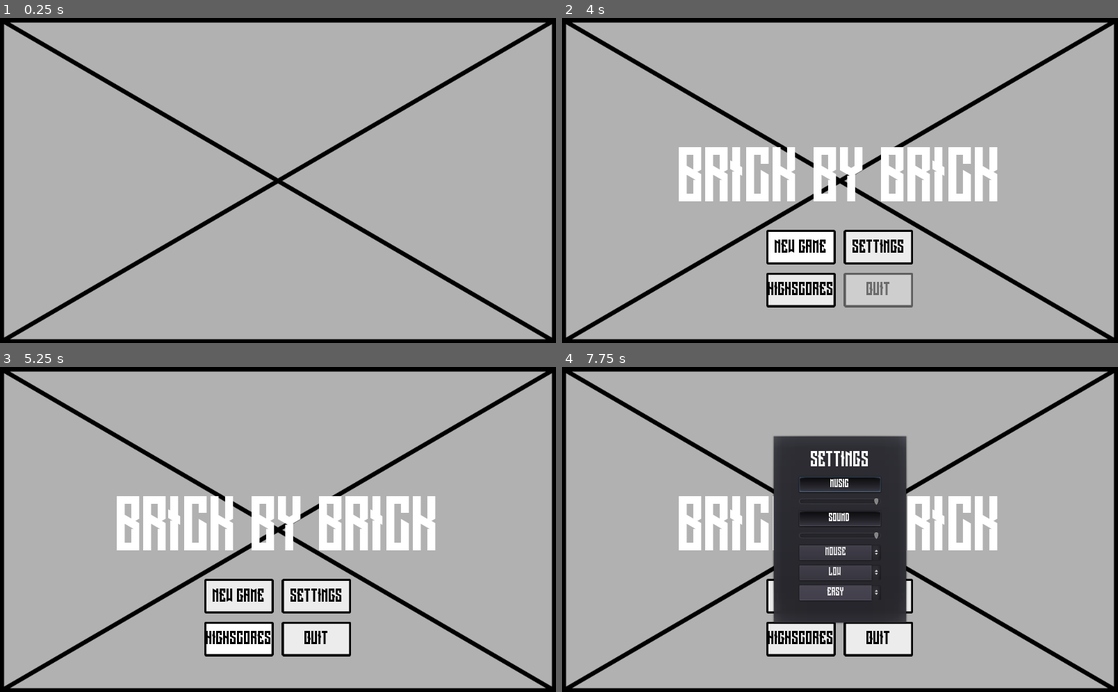
Above: before the commit, frames 1-4 (two rows, left to right).
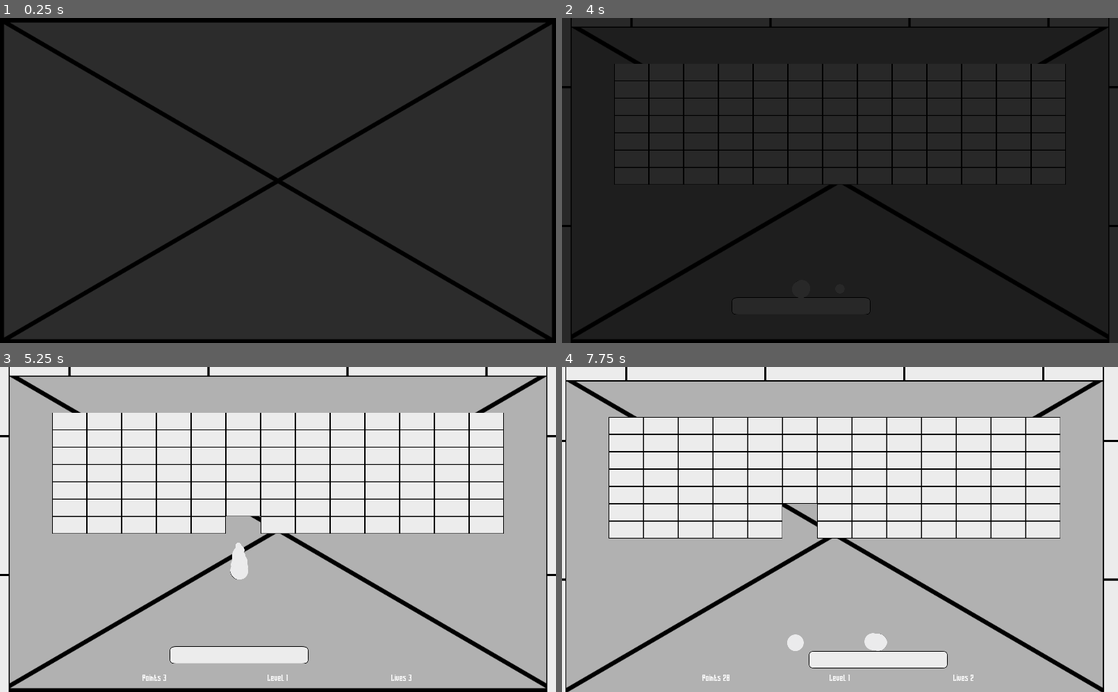
Above: after the commit, the same moments.

Repository: RhetHypo/BrickByBrickPolished
Game: Godot game, scene res://scenes/menus/MainTitle.tscn
Two runs of this game, one before a commit and one after it. Both use one fixed random seed, a clock stepped at 60 frames per second and the inputs below.
Inputs (mouse positions are in pixels of both pictures, inside the frame that each line leads up to):
- Up to frame 1 (0.25 s): no input
- Up to frame 2 (4 s): move the mouse to (962, 164) at 0.52 s; click (962, 164) at 0.6 s; move the mouse to (728, 196) at 1.27 s; click (728, 196) at 1.35 s; tap Enter at 2 s; move the mouse to (895, 109) at 2.02 s; click (895, 109) at 2.1 s; click "NEW GAME" at 2.75 s; click "NEW GAME" at 3.5 s
- Up to frame 3 (5.25 s): click (239, 640) at 4.25 s, where only the run before the commit has a clickable "HIGHSCORES"; click (239, 640) at 5 s, where only the run before the commit has a clickable "HIGHSCORES"
- Up to frame 4 (7.75 s): click (801, 594) at 5.75 s, where only the run before the commit has a clickable "NEW GAME"; click (801, 640) at 6.5 s, where only the run before the commit has a clickable "HIGHSCORES"; click (878, 594) at 7.25 s, where only the run before the commit has a clickable "SETTINGS"

The runs differ from the first frame. In frame 1, 94% of the frame differs, in the area x 0-100%, y 1-99%; in frame 2, 97%, in the area x 0-100%, y 0-100%; in frame 3, 41%; in frame 4, 49%.

Commit message:
somewhat modular transition system

Diff:
--- a/scenes/levels/Gamefield.gd
+++ b/scenes/levels/Gamefield.gd
@@ -42,6 +42,9 @@
 	update_lives(lives)
 	settings.load_settings()
 	init_settings()
+	get_node("Transition").fade_in()
+	yield(get_node("Transition/TransitionTween"), "tween_completed")
+	get_node("Camera2D/CanvasLayer/MarginContainer/VBoxContainer/HBoxContainer").visible = true
 
 func _unhandled_input(event):
 	if event.is_action_pressed("pause"):
@@ -63,10 +66,11 @@
 
 func generate_brick_area(area = def_area):
 	var newBrick
+	var death = get_node("Death")
 	for x in range(-area.x,area.x + 1):
 		for y in range(0,area.y):
 			newBrick = BRICK.instance()
-			self.add_child(newBrick)
+			self.add_child_below_node(death,newBrick)
 			newBrick.global_position.x = x * (brick_width + brick_offset) + left_offset
 			newBrick.global_position.y = y * (brick_height + brick_offset) + top_offset
 
--- a/scenes/levels/Gamefield.tscn
+++ b/scenes/levels/Gamefield.tscn
@@ -8,6 +8,7 @@
 [ext_resource path="res://scenes/entities/Death.gd" type="Script" id=6]
 [ext_resource path="res://other/long_shot/Long_Shot.ttf" type="DynamicFontData" id=7]
 [ext_resource path="res://scenes/menus/PauseDialog.tscn" type="PackedScene" id=8]
+[ext_resource path="res://scenes/menus/Transition.tscn" type="PackedScene" id=9]
 
 [sub_resource type="DynamicFont" id=1]
 font_data = ExtResource( 7 )
@@ -74,6 +75,7 @@
 alignment = 2
 
 [node name="HBoxContainer" type="HBoxContainer" parent="Camera2D/CanvasLayer/MarginContainer/VBoxContainer"]
+visible = false
 margin_top = 550.0
 margin_right = 992.0
 margin_bottom = 568.0
@@ -114,6 +116,11 @@
 
 [node name="PointTimer" type="Timer" parent="."]
 wait_time = 0.05
+
+[node name="Transition" parent="." instance=ExtResource( 9 )]
+margin_right = 2048.0
+margin_bottom = 2048.0
+rect_min_size = Vector2( 2048, 2048 )
 [connection signal="body_entered" from="Death" to="Death" method="_on_Death_body_entered"]
 [connection signal="popup_hide" from="Camera2D/CanvasLayer/PauseDialog" to="." method="_on_PauseDialog_popup_hide"]
 [connection signal="timeout" from="CompleteCheck" to="." method="_on_CompleteCheck_timeout"]
--- a/scenes/menus/MainTitle.gd
+++ b/scenes/menus/MainTitle.gd
@@ -1,12 +1,12 @@
 extends Control
 
-# Declare member variables here. Examples:
-# var a = 2
-# var b = "text"
+#onready var tween = get_node("TransitionTween")
+#onready var fadePanel = get_node("TransitionPanel")
 
 # Called when the node enters the scene tree for the first time.
 func _ready():
 	$DelayTimer.start()
+	get_node("Transition").fade_in()
 
 # Called every frame. 'delta' is the elapsed time since the previous frame.
 #func _process(delta):
@@ -24,3 +24,7 @@
 
 func _on_SettingsButton_pressed():
 	get_node("PauseDialog").popup_centered()
+
+
+func _on_NewGameButton_pressed():
+	get_node("Transition").switch_scene("res://scenes/levels/Gamefield.tscn")
--- a/scenes/menus/MainTitle.tscn
+++ b/scenes/menus/MainTitle.tscn
@@ -8,6 +8,7 @@
 [ext_resource path="res://images/hover.png" type="Texture" id=6]
 [ext_resource path="res://images/disabled.png" type="Texture" id=7]
 [ext_resource path="res://scenes/menus/PauseDialog.tscn" type="PackedScene" id=8]
+[ext_resource path="res://scenes/menus/Transition.tscn" type="PackedScene" id=9]
 
 [sub_resource type="DynamicFont" id=1]
 font_data = ExtResource( 3 )
@@ -232,6 +233,10 @@
 valign = 1
 
 [node name="PauseDialog" parent="." instance=ExtResource( 8 )]
+
+[node name="Transition" parent="." instance=ExtResource( 9 )]
+visible = false
 [connection signal="animation_finished" from="AnimationPlayer" to="." method="_on_AnimationPlayer_animation_finished"]
 [connection signal="timeout" from="DelayTimer" to="." method="_on_DelayTimer_timeout"]
+[connection signal="pressed" from="CenterContainer/ButtonGrid/NewGameButton" to="." method="_on_NewGameButton_pressed"]
 [connection signal="pressed" from="CenterContainer/ButtonGrid/SettingsButton" to="." method="_on_SettingsButton_pressed"]
--- /dev/null
+++ b/scenes/menus/Transition.gd
@@ -0,0 +1,21 @@
+extends Control
+
+onready var tween = self.get_node("TransitionTween")
+onready var panel = self.get_node("TransitionPanel")
+
+
+func switch_scene(new_scene):
+	self.visible = true
+	tween.interpolate_property(panel, "modulate:a", 0, 1, 1, Tween.TRANS_LINEAR, Tween.EASE_IN_OUT)
+	tween.start()
+	yield(tween,"tween_completed")
+	get_tree().change_scene(new_scene)
+
+func fade_in():
+	self.visible = true
+	tween.interpolate_property(panel, "modulate:a", 1, 0, 1, Tween.TRANS_LINEAR, Tween.EASE_IN_OUT)
+	print("Starting tween")
+	tween.start()
+	yield(tween, "tween_completed")
+	print("Tween completed")
+	self.visible = false
--- /dev/null
+++ b/scenes/menus/Transition.tscn
@@ -0,0 +1,15 @@
+[gd_scene load_steps=2 format=2]
+
+[ext_resource path="res://scenes/menus/Transition.gd" type="Script" id=1]
+
+[node name="Transition" type="Control"]
+anchor_right = 1.0
+anchor_bottom = 1.0
+script = ExtResource( 1 )
+
+[node name="TransitionTween" type="Tween" parent="."]
+
+[node name="TransitionPanel" type="ColorRect" parent="."]
+anchor_right = 1.0
+anchor_bottom = 1.0
+color = Color( 0, 0, 0, 1 )
Not shown: 1 places in scenes/levels/Gamefield.tscn that only renumber resources
Not shown: 1 places in scenes/menus/MainTitle.tscn that only renumber resources
